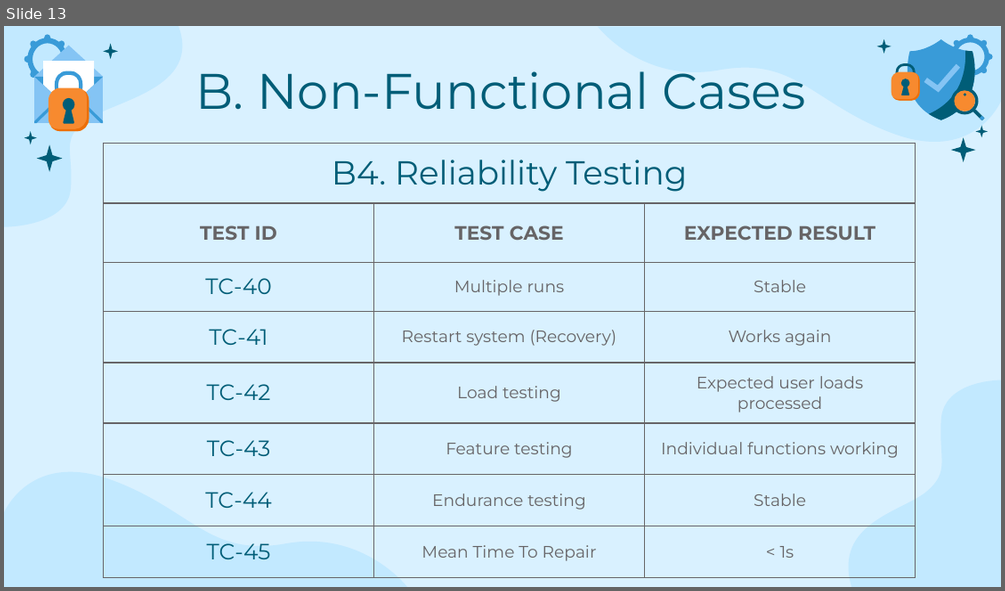
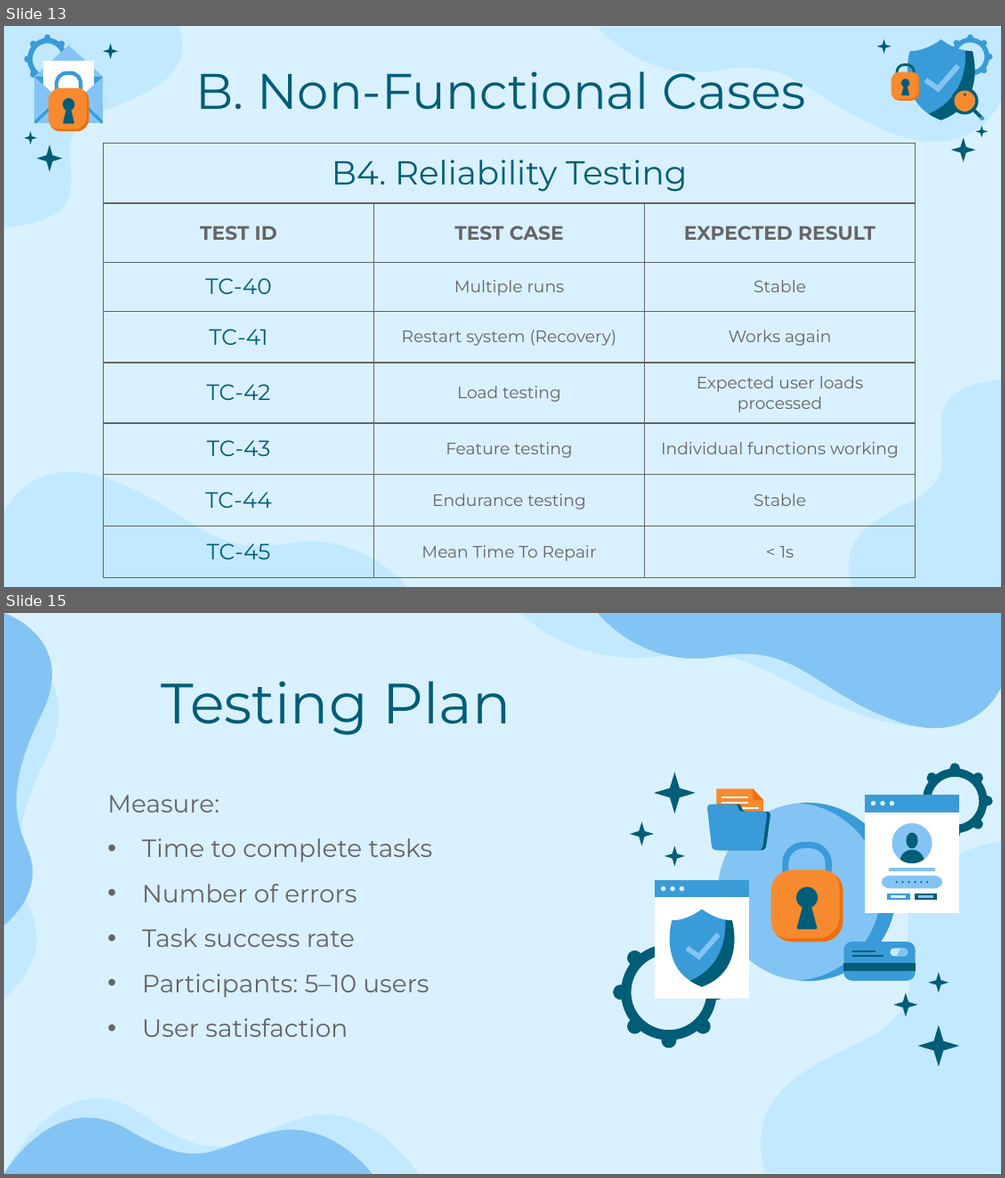
Before and after one commit to MiraPhilip12/Graduation_Project_ESLSCA, a slide deck: Milestone 5/Testing and Evaluation.pptx. Shown one above the other, each under a label of ours: slide 13 before the commit, slides 13 and 15 after it; the slides between them are not shown. The pictures are 1005x591 and 1005x1178 pixels, drawn with LibreOffice and Linux fonts; fonts in the diff are those of the drawing. Boxes give left, top, right and bottom in pixels: in the first picture for what was removed or moved away, otherwise in the second. Text is boxed around its words. In the diff, an @@ line names an element or a change of style, - is before the commit and + after.

```diff
--- a/Milestone 5/Testing and Evaluation.pptx
+++ b/Milestone 5/Testing and Evaluation.pptx
@@ slide 15 added at [4, 613, 1001, 1174], background #D9F1FF @@
@@ freeform shape added at [5, 613, 52, 925], fill #84C4F4 @@
@@ freeform shape added at [520, 613, 1001, 727], fill #C2E9FF @@
@@ freeform shape added at [599, 613, 1001, 728], fill #84C4F4 @@
@@ freeform shape added at [4, 641, 58, 997], fill #C2E9FF @@
@@ title added at [161, 681, 511, 735], 41 pt, text #005D77 @@
+Testing Plan
@@ subtitle added at [107, 795, 433, 1037], 18 pt, text #666466 @@
+Measure:
+• Time to complete tasks
+• Number of errors
+• Task success rate
+• Participants: 5–10 users
+• User satisfaction
@@ freeform shape added at [736, 841, 1001, 1173], fill #C2E9FF @@
@@ group added at [613, 763, 993, 1067]: 60 freeform shapes @@
@@ freeform shape added at [4, 1055, 419, 1174], fill #C2E9FF @@
@@ freeform shape added at [4, 1086, 372, 1174], fill #84C4F4 @@
```
Also in this commit, not shown: 1 slide changed, 20 other slides added, 1 slide removed, 3 other files.
